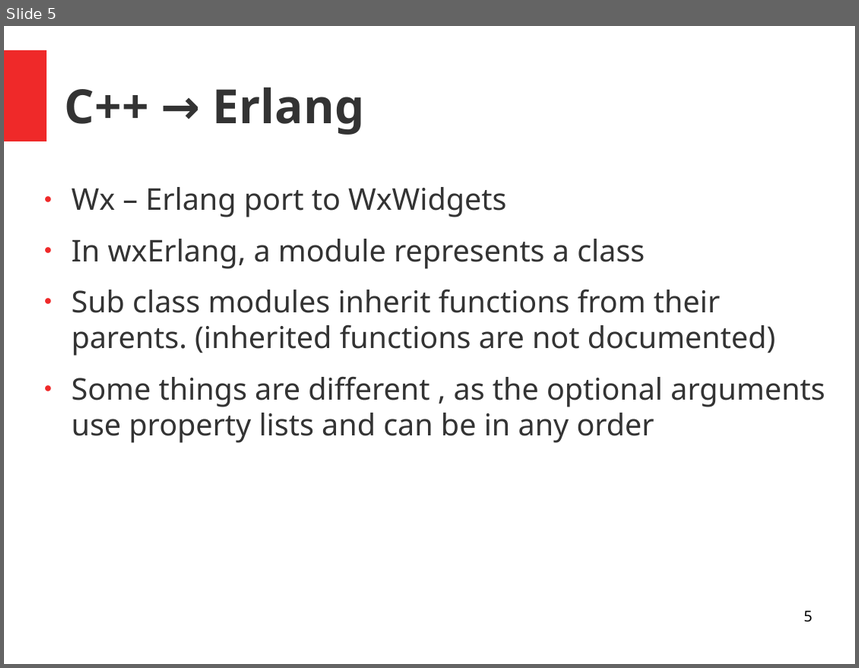
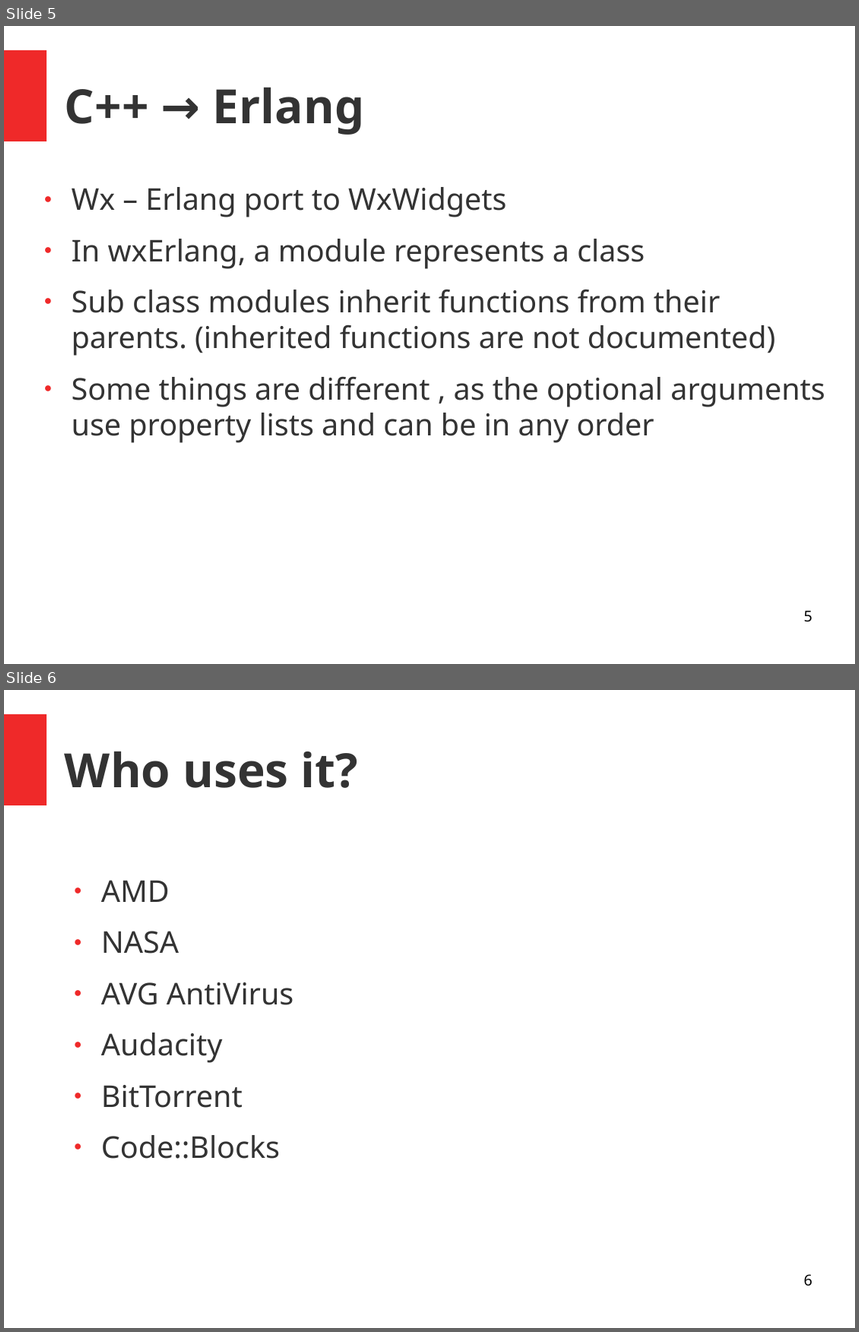
Before and after one commit to Malenczuk/AGH-ErlangWX, a slide deck: WxPresentation.odp. Shown one above the other, each under a label of ours: slide 5 before the commit, slides 5 and 6 after it. The pictures are 859x668 and 859x1332 pixels, drawn with LibreOffice and Linux fonts; fonts in the diff are those of the drawing. Boxes give left, top, right and bottom in pixels: in the first picture for what was removed or moved away, otherwise in the second. Text is boxed around its words. In the diff, an @@ line names an element or a change of style, - is before the commit and + after.

```diff
--- a/WxPresentation.odp
+++ b/WxPresentation.odp
@@ slide 6 added at [4, 690, 855, 1328], background #FFFFFF; not listed: 1 template element that a slide beside it also shows @@
@@ title added at [65, 752, 358, 788], 44 pt, text #333333, bold @@
+Who uses it?
@@ text added at [101, 880, 294, 1159], 28 pt, text #333333 @@
+● AMD
+● NASA
+● AVG AntiVirus
+● Audacity
+● BitTorrent
+● Code::Blocks
@@ page number added at [804, 1274, 813, 1287], 14 pt, text #000000 @@
+6
```
Also in this commit, not shown: 1 slide changed.
